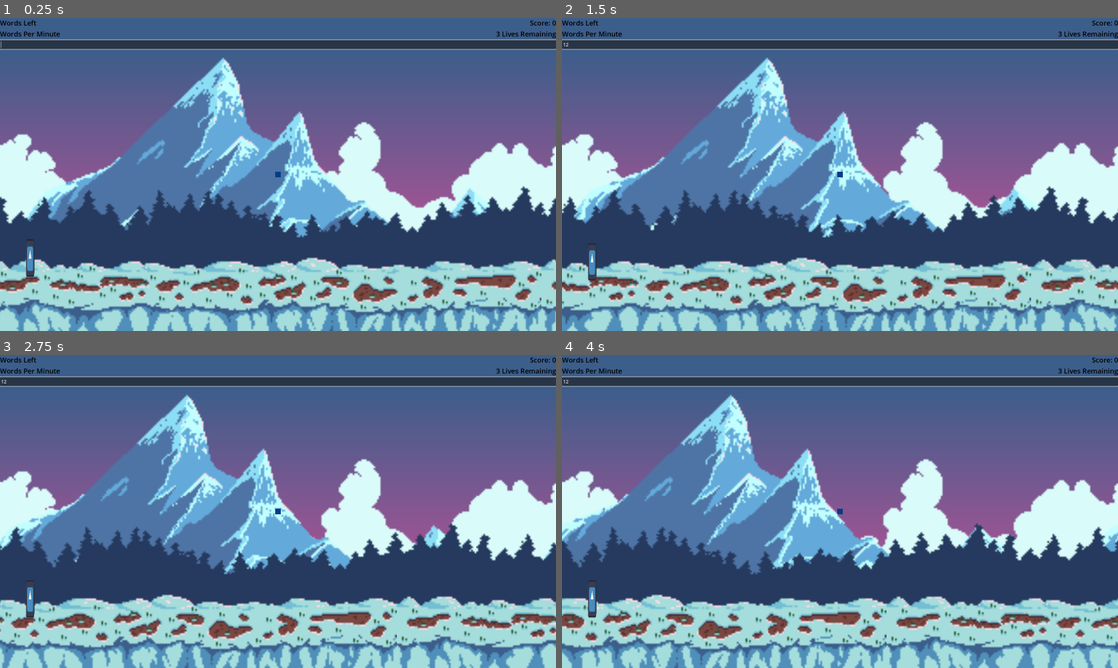
Above: before the commit, frames 1-4 (two rows, left to right).
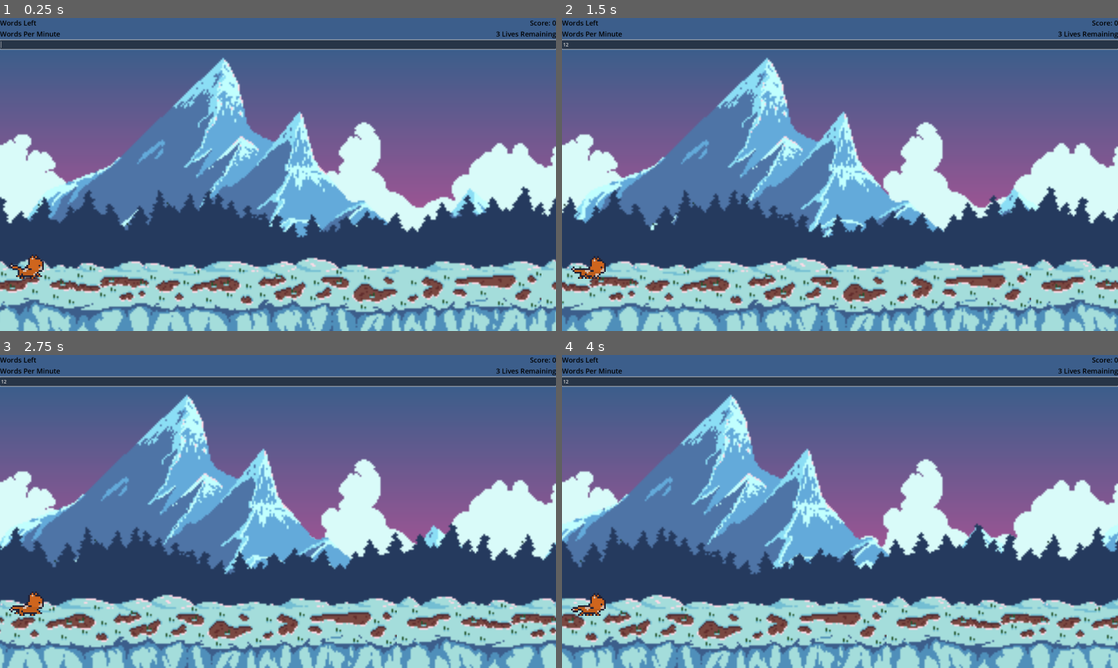
Above: after the commit, the same moments.

Repository: Nishi790/stenojump
Game: Godot game, scene res://in_game/in_game.tscn
Two runs of this game, one before a commit and one after it. Both use one fixed random seed, a clock stepped at 60 frames per second and the inputs below. This scene is started directly instead of the project's main scene. The engine's default icon, where the game draws it, is replaced by a stand-in: a white triangle on a blue panel in a dark square.
Inputs (mouse positions are in pixels of both pictures, inside the frame that each line leads up to):
- Up to frame 1 (0.25 s): no input
- Up to frame 2 (1.5 s): click (840, 43) at 0.52 s; type "12" at 0.6 s
- Up to frame 3 (2.75 s): no input
- Up to frame 4 (4 s): no input

The runs differ from the first frame. In frame 1, 0.3% of the frame differs, in the area x 1-51%, y 49-84%; in frame 2, 0.3%; in frame 3, 0.3%; in frame 4, 0.3%.
Error in both runs: Division by zero error in operator '/'. (res://in_game/obstacle_manager.gd:120)

Commit message:
Added animations to player

Diff:
--- a/in_game/hud.gd
+++ b/in_game/hud.gd
@@ -6,14 +6,15 @@
 @export var score_counter: Label
 @export var word_counter: Label
 @export var wpm_counter: Label
+@export var message_container: Container
 
 func _ready():
-	ingame_message.hide()
+	message_container.hide()
 
 
 func life_lost_reset():
 	ingame_message.set_text("Oops, let's try again")
-	ingame_message.show()
+	message_container.show()
 
 
 func display_countdown():
@@ -24,23 +25,23 @@
 	await get_tree().create_timer(1).timeout
 	ingame_message.set_text("1")
 	await get_tree().create_timer(1).timeout
-	ingame_message.hide()
+	message_container.hide()
 	return
 
 
 func level_complete():
 	ingame_message.set_text("Level Complete! \n Press Enter (R-R) to proceed")
-	ingame_message.show()
+	message_container.show()
 
 
 func start_next_level():
 	ingame_message.set_text("Next level starting in:")
-	await get_tree().create_timer(2).timeout
+	await get_tree().create_timer(1).timeout
 
 
 func game_over():
 	ingame_message.set_text("Game Over")
-	ingame_message.show()
+	message_container.show()
 
 
 func wpm_changed(wpm: float):
--- a/in_game/in_game.gd
+++ b/in_game/in_game.gd
@@ -52,6 +52,8 @@
 	player.game_over.connect(game_over)
 	player.lives_changed.connect(hud.lives_counter.update_lives_counter)
 	hud.lives_counter.update_lives_counter(player.lives)
+	obstacle_manager.new_target_word.connect(player.start_run)
+	obstacle_manager.obstacle_queue_emptied.connect(player.end_level)
 
 	#Connect HUD Signals
 	score_changed.connect(hud.score_counter.update_score_text)
--- a/in_game/in_game.tscn
+++ b/in_game/in_game.tscn
@@ -92,7 +92,7 @@
 [node name="NewWordTimer" type="Timer" parent="ObstacleManager"]
 
 [node name="Player" parent="." instance=ExtResource("2_ggvbu")]
-position = Vector2(104, 800)
+position = Vector2(97, 811)
 
 [node name="Ground" type="StaticBody2D" parent="."]
 position = Vector2(100, 900)
@@ -105,7 +105,7 @@
 [node name="CollisionShape2D" type="CollisionShape2D" parent="Ceiling"]
 shape = SubResource("WorldBoundaryShape2D_y0yrj")
 
-[node name="HUD" type="Control" parent="." node_paths=PackedStringArray("ingame_message", "lives_counter", "score_counter", "word_counter", "wpm_counter")]
+[node name="HUD" type="Control" parent="." node_paths=PackedStringArray("ingame_message", "lives_counter", "score_counter", "word_counter", "wpm_counter", "message_container")]
 custom_minimum_size = Vector2(1920, 1080)
 layout_mode = 3
 anchors_preset = 0
@@ -118,6 +118,7 @@
 score_counter = NodePath("GUIOrganizer/TopRowOrganizer/ScoreLabel")
 word_counter = NodePath("GUIOrganizer/TopRowOrganizer/WordsRemaining")
 wpm_counter = NodePath("GUIOrganizer/SecondRowOrganizer/WordsPerMinute")
+message_container = NodePath("GameMessageContainer")
 
 [node name="GameMessageContainer" type="CenterContainer" parent="HUD"]
 layout_mode = 1
--- a/in_game/player.gd
+++ b/in_game/player.gd
@@ -4,6 +4,8 @@
 signal game_over
 signal reset_word (Object)
 signal lives_changed (int)
+
+enum State {WALKING, STARTING_JUMP, SOARING, ENDING_JUMP, RUNNING, CRAWLING, IDLING}
 
 @export var sprite: AnimatedSprite2D
 @export var physics_body: CharacterBody2D
@@ -13,17 +15,43 @@
 
 var physics_position: Vector2
 var in_air: bool = false
+var movement_state: State = State.WALKING
+var landing_timer: float = 0
+var straight_to_landing: bool = false
+
 
 # Called when the node enters the scene tree for the first time.
 func _ready() -> void:
 	physics_body.grounded.connect(land)
 	physics_body.collision.connect(on_collision)
+	physics_body.state_changed.connect(change_states)
+	sprite.animation_finished.connect(link_animation)
+	sprite.play("walk")
 
 
 # Called every frame. 'delta' is the elapsed time since the previous frame.
 func _process(delta: float) -> void:
 	physics_position=physics_body.position
 	sprite.set_position(physics_position)
+	if landing_timer > 0:
+		landing_timer -= delta
+		if landing_timer < 0:
+			landing_timer = 0
+		if is_equal_approx(landing_timer, 0):
+			movement_state = State.ENDING_JUMP
+	match movement_state:
+		State.WALKING:
+			sprite.play("walk")
+		State.RUNNING:
+			sprite.play("run")
+		State.SOARING:
+			sprite.play("jump_glide")
+		State.CRAWLING:
+			sprite.play("crawl")
+		State.STARTING_JUMP:
+			sprite.play("jump_up")
+		State.ENDING_JUMP:
+			sprite.play("jump_down")
 	#control animations here
 
 
@@ -46,3 +74,41 @@
 
 func land():
 	in_air = false
+
+
+func link_animation():
+	print(sprite.animation)
+	match sprite.animation:
+		"jump_up":
+			if straight_to_landing:
+				movement_state = State.ENDING_JUMP
+				straight_to_landing = false
+			else:
+				movement_state = State.SOARING
+		"jump_down":
+			movement_state = State.RUNNING
+			physics_body.change_colliders(0)
+
+
+func change_states(new_state: State, time_of_flight: float = -1):
+	movement_state = new_state
+	if time_of_flight > 0:
+		var sprite_frames: SpriteFrames = sprite.sprite_frames
+		var landing_anim_length: int = sprite_frames.get_frame_count("jump_down")
+		var landing_anim_speed: float = sprite_frames.get_animation_speed("jump_down")
+		var seconds_per_frame: float = 1/landing_anim_speed
+		var time_needed_to_land: float = seconds_per_frame * landing_anim_length
+		landing_timer = time_of_flight - time_needed_to_land
+		if landing_timer < 0:
+			straight_to_landing = true
+			landing_timer = 0
+		else: straight_to_landing = false
+
+
+func start_run(_word: String):
+	change_states(State.RUNNING)
+
+
+func end_level():
+	await get_tree().create_timer(1)
+	change_states(State.WALKING)
--- a/in_game/player.tscn
+++ b/in_game/player.tscn
@@ -1,22 +1,225 @@
-[gd_scene load_steps=6 format=3 uid="uid://d37vmbd1g5pta"]
+[gd_scene load_steps=33 format=3 uid="uid://d37vmbd1g5pta"]
 
 [ext_resource type="Script" path="res://in_game/player.gd" id="1_h8u8b"]
-[ext_resource type="Texture2D" uid="uid://mk0lmo28dtld" path="res://icon.svg" id="2_lroln"]
+[ext_resource type="Texture2D" uid="uid://bfbq3lbfg2bxx" path="res://textures/character_animations/cat_animations.png" id="2_cg8xq"]
 [ext_resource type="Script" path="res://in_game/player_physics.gd" id="3_a4i1d"]
+
+[sub_resource type="AtlasTexture" id="AtlasTexture_t8lyp"]
+atlas = ExtResource("2_cg8xq")
+region = Rect2(0, 416, 32, 32)
+
+[sub_resource type="AtlasTexture" id="AtlasTexture_a7old"]
+atlas = ExtResource("2_cg8xq")
+region = Rect2(32, 416, 32, 32)
+
+[sub_resource type="AtlasTexture" id="AtlasTexture_5fw5a"]
+atlas = ExtResource("2_cg8xq")
+region = Rect2(64, 416, 32, 32)
+
+[sub_resource type="AtlasTexture" id="AtlasTexture_pmfjg"]
+atlas = ExtResource("2_cg8xq")
+region = Rect2(96, 416, 32, 32)
+
+[sub_resource type="AtlasTexture" id="AtlasTexture_xhgf3"]
+atlas = ExtResource("2_cg8xq")
+region = Rect2(128, 576, 32, 32)
+
+[sub_resource type="AtlasTexture" id="AtlasTexture_xcb7q"]
+atlas = ExtResource("2_cg8xq")
+region = Rect2(32, 640, 32, 32)
+
+[sub_resource type="AtlasTexture" id="AtlasTexture_nu3t3"]
+atlas = ExtResource("2_cg8xq")
+region = Rect2(64, 640, 32, 32)
+
+[sub_resource type="AtlasTexture" id="AtlasTexture_ai41w"]
+atlas = ExtResource("2_cg8xq")
+region = Rect2(96, 640, 32, 32)
+
+[sub_resource type="AtlasTexture" id="AtlasTexture_og14l"]
+atlas = ExtResource("2_cg8xq")
+region = Rect2(128, 576, 32, 32)
+
+[sub_resource type="AtlasTexture" id="AtlasTexture_3xkx3"]
+atlas = ExtResource("2_cg8xq")
+region = Rect2(0, 608, 32, 32)
+
+[sub_resource type="AtlasTexture" id="AtlasTexture_krbhi"]
+atlas = ExtResource("2_cg8xq")
+region = Rect2(32, 608, 32, 32)
+
+[sub_resource type="AtlasTexture" id="AtlasTexture_s2xp8"]
+atlas = ExtResource("2_cg8xq")
+region = Rect2(64, 608, 32, 32)
+
+[sub_resource type="AtlasTexture" id="AtlasTexture_jyf68"]
+atlas = ExtResource("2_cg8xq")
+region = Rect2(96, 608, 32, 32)
+
+[sub_resource type="AtlasTexture" id="AtlasTexture_y5wfw"]
+atlas = ExtResource("2_cg8xq")
+region = Rect2(0, 192, 32, 32)
+
+[sub_resource type="AtlasTexture" id="AtlasTexture_28noe"]
+atlas = ExtResource("2_cg8xq")
+region = Rect2(32, 192, 32, 32)
+
+[sub_resource type="AtlasTexture" id="AtlasTexture_pxtra"]
+atlas = ExtResource("2_cg8xq")
+region = Rect2(64, 192, 32, 32)
+
+[sub_resource type="AtlasTexture" id="AtlasTexture_6jpf5"]
+atlas = ExtResource("2_cg8xq")
+region = Rect2(96, 192, 32, 32)
+
+[sub_resource type="AtlasTexture" id="AtlasTexture_wn0bx"]
+atlas = ExtResource("2_cg8xq")
+region = Rect2(0, 128, 32, 32)
+
+[sub_resource type="AtlasTexture" id="AtlasTexture_o2s7e"]
+atlas = ExtResource("2_cg8xq")
+region = Rect2(32, 128, 32, 32)
+
+[sub_resource type="AtlasTexture" id="AtlasTexture_yayua"]
+atlas = ExtResource("2_cg8xq")
+region = Rect2(64, 128, 32, 32)
+
+[sub_resource type="AtlasTexture" id="AtlasTexture_klvdd"]
+atlas = ExtResource("2_cg8xq")
+region = Rect2(96, 128, 32, 32)
+
+[sub_resource type="AtlasTexture" id="AtlasTexture_bifv5"]
+atlas = ExtResource("2_cg8xq")
+region = Rect2(128, 128, 32, 32)
+
+[sub_resource type="AtlasTexture" id="AtlasTexture_x6jtx"]
+atlas = ExtResource("2_cg8xq")
+region = Rect2(160, 128, 32, 32)
+
+[sub_resource type="AtlasTexture" id="AtlasTexture_652fo"]
+atlas = ExtResource("2_cg8xq")
+region = Rect2(192, 128, 32, 32)
+
+[sub_resource type="AtlasTexture" id="AtlasTexture_aa1f6"]
+atlas = ExtResource("2_cg8xq")
+region = Rect2(224, 128, 32, 32)
 
 [sub_resource type="SpriteFrames" id="SpriteFrames_no63y"]
 animations = [{
 "frames": [{
 "duration": 1.0,
-"texture": ExtResource("2_lroln")
+"texture": SubResource("AtlasTexture_t8lyp")
+}, {
+"duration": 1.0,
+"texture": SubResource("AtlasTexture_a7old")
+}, {
+"duration": 1.0,
+"texture": SubResource("AtlasTexture_5fw5a")
+}, {
+"duration": 1.0,
+"texture": SubResource("AtlasTexture_pmfjg")
+}],
+"loop": true,
+"name": &"crawl",
+"speed": 10.0
+}, {
+"frames": [{
+"duration": 1.0,
+"texture": SubResource("AtlasTexture_xhgf3")
+}, {
+"duration": 1.0,
+"texture": SubResource("AtlasTexture_xcb7q")
+}, {
+"duration": 1.0,
+"texture": SubResource("AtlasTexture_nu3t3")
+}, {
+"duration": 1.0,
+"texture": SubResource("AtlasTexture_ai41w")
+}],
+"loop": false,
+"name": &"jump_down",
+"speed": 10.0
+}, {
+"frames": [{
+"duration": 1.0,
+"texture": SubResource("AtlasTexture_og14l")
+}],
+"loop": true,
+"name": &"jump_glide",
+"speed": 5.0
+}, {
+"frames": [{
+"duration": 1.0,
+"texture": SubResource("AtlasTexture_3xkx3")
+}, {
+"duration": 1.0,
+"texture": SubResource("AtlasTexture_krbhi")
+}, {
+"duration": 1.0,
+"texture": SubResource("AtlasTexture_s2xp8")
+}, {
+"duration": 1.0,
+"texture": SubResource("AtlasTexture_jyf68")
+}],
+"loop": false,
+"name": &"jump_up",
+"speed": 10.0
+}, {
+"frames": [{
+"duration": 1.0,
+"texture": SubResource("AtlasTexture_y5wfw")
+}, {
+"duration": 1.0,
+"texture": SubResource("AtlasTexture_28noe")
+}, {
+"duration": 1.0,
+"texture": SubResource("AtlasTexture_pxtra")
+}, {
+"duration": 1.0,
+"texture": SubResource("AtlasTexture_6jpf5")
 }],
 "loop": true,
 "name": &"run",
-"speed": 5.0
+"speed": 12.0
+}, {
+"frames": [{
+"duration": 1.0,
+"texture": SubResource("AtlasTexture_wn0bx")
+}, {
+"duration": 1.0,
+"texture": SubResource("AtlasTexture_o2s7e")
+}, {
+"duration": 1.0,
+"texture": SubResource("AtlasTexture_yayua")
+}, {
+"duration": 1.0,
+"texture": SubResource("AtlasTexture_klvdd")
+}, {
+"duration": 1.0,
+"texture": SubResource("AtlasTexture_bifv5")
+}, {
+"duration": 1.0,
+"texture": SubResource("AtlasTexture_x6jtx")
+}, {
+"duration": 1.0,
+"texture": SubResource("AtlasTexture_652fo")
+}, {
+"duration": 1.0,
+"texture": SubResource("AtlasTexture_aa1f6")
+}],
+"loop": true,
+"name": &"walk",
+"speed": 8.0
 }]
 
 [sub_resource type="RectangleShape2D" id="RectangleShape2D_wietx"]
-size = Vector2(27, 117)
+size = Vector2(121, 84)
+
+[sub_resource type="RectangleShape2D" id="RectangleShape2D_cteil"]
+size = Vector2(120, 80)
+
+[sub_resource type="RectangleShape2D" id="RectangleShape2D_t7max"]
+size = Vector2(144, 60)
 
 [node name="Player" type="Node2D" node_paths=PackedStringArray("sprite", "physics_body")]
 script = ExtResource("1_h8u8b")
@@ -24,13 +227,27 @@
 physics_body = NodePath("PlayerPhysics")
 
 [node name="PlayerSprite" type="AnimatedSprite2D" parent="."]
-scale = Vector2(0.226563, 1)
+texture_filter = 1
+texture_repeat = 1
+scale = Vector2(6, 6)
 sprite_frames = SubResource("SpriteFrames_no63y")
-animation = &"run"
-
-[node name="PlayerPhysics" type="CharacterBody2D" parent="."]
+animation = &"walk"
+
+[node name="PlayerPhysics" type="CharacterBody2D" parent="." node_paths=PackedStringArray("run_coll_shape", "jump_coll_shape", "crawl_coll_shape")]
 slide_on_ceiling = false
 script = ExtResource("3_a4i1d")
-
-[node name="CollisionShape" type="CollisionShape2D" parent="PlayerPhysics"]
+run_coll_shape = NodePath("RunShape")
+jump_coll_shape = NodePath("GlideShape")
+crawl_coll_shape = NodePath("CrawlShape")
+
+[node name="RunShape" type="CollisionShape2D" parent="PlayerPhysics"]
+position = Vector2(-6.5, 54)
 shape = SubResource("RectangleShape2D_wietx")
+
+[node name="GlideShape" type="CollisionShape2D" parent="PlayerPhysics"]
+position = Vector2(-6, -39)
+shape = SubResource("RectangleShape2D_cteil")
+
+[node name="CrawlShape" type="CollisionShape2D" parent="PlayerPhysics"]
+position = Vector2(6.125, 66)
+shape = SubResource("RectangleShape2D_t7max")
--- a/in_game/player_physics.gd
+++ b/in_game/player_physics.gd
@@ -1,12 +1,27 @@
 extends CharacterBody2D
 
 signal grounded
-signal collision (KinematicCollision2D)
+signal collision (collision: KinematicCollision2D)
+signal state_changed (new_state: int, time_of_flight: int)
 
-const SPEED = 300.0
+enum Colliders {RUN, JUMP, CRAWL}
+
+@export var run_coll_shape: CollisionShape2D
+@export var jump_coll_shape: CollisionShape2D
+@export var crawl_coll_shape: CollisionShape2D
+
+var time_of_flight: float
+var ground_height: float
+var take_off_height: float
 const JUMP_VELOCITY = -600.0
 
 var on_floor: bool = false
+var remaining_flight_time: float = 0
+
+
+func _ready() -> void:
+	change_colliders(Colliders.RUN)
+
 
 func _physics_process(delta: float) -> void:
 	if not is_on_floor():
@@ -14,12 +29,44 @@
 	move_and_slide()
 	if get_last_slide_collision()!= null:
 		collision.emit(get_last_slide_collision())
+		#this is a hacky way to determine basic ground height
+		#will break if the ground level ever changes during a level
+		if ground_height == null:
+			ground_height = position.y
 	if not on_floor:
 		if is_on_floor():
 			grounded.emit()
 			on_floor = true
+			change_colliders(Colliders.RUN)
 
 
 func jump():
 	on_floor = false
 	velocity.y = JUMP_VELOCITY
+	take_off_height = position.y
+	var flight_height_change: float = ground_height - take_off_height
+	var half_grav = get_gravity().y * 0.5
+	var quadratic_root = sqrt(velocity.y ** 2 - 4 * half_grav * flight_height_change)
+	var flight_time_1 = (-velocity.y + quadratic_root)/get_gravity().y
+	var flight_time_2 = (-velocity.y - quadratic_root)/get_gravity().y
+	print("Flight Time 1 is ", flight_time_1)
+	print("Flight Time 2 is ", flight_time_2)
+	time_of_flight = maxf(flight_time_1, flight_time_2)
+	state_changed.emit(1, time_of_flight)
+	change_colliders(Colliders.JUMP)
+
+
+func change_colliders(activating_collider: Colliders):
+	match activating_collider:
+		Colliders.RUN:
+			jump_coll_shape.set_deferred("disabled", true)
+			run_coll_shape.set_deferred("disabled", false)
+			crawl_coll_shape.set_deferred("disabled", true)
+		Colliders.CRAWL:
+			jump_coll_shape.set_deferred("disabled", true)
+			run_coll_shape.set_deferred("disabled", true)
+			crawl_coll_shape.set_deferred("disabled", false)
+		Colliders.JUMP:
+			jump_coll_shape.set_deferred("disabled", false)
+			run_coll_shape.set_deferred("disabled", true)
+			crawl_coll_shape.set_deferred("disabled", true)
Binary file added: textures/character_animations/cat_animations.png
Not shown, added: textures/character_animations/cat_animations.png.import
